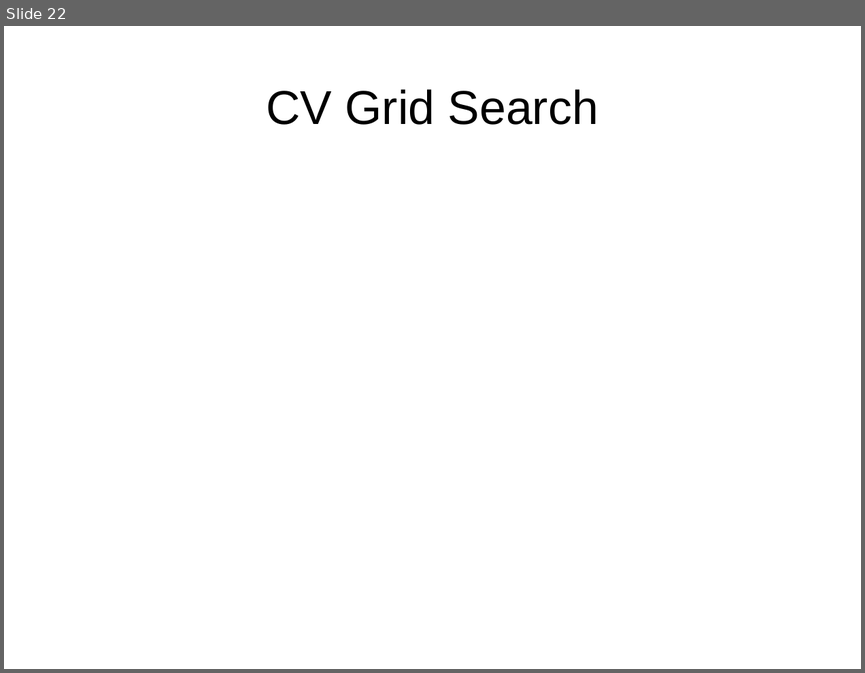
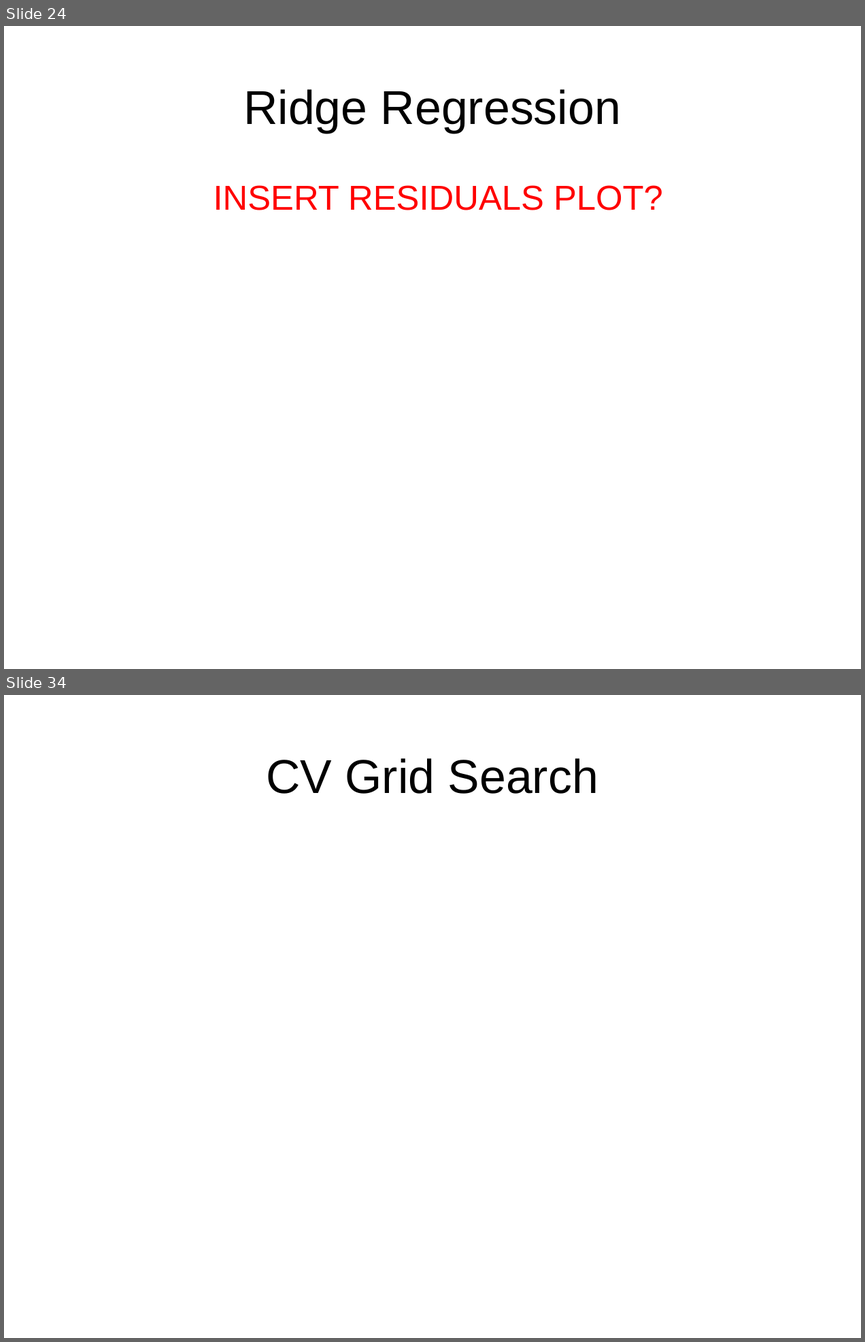
Before and after one commit to chun9men9/WIC_MLProject, a slide deck: Least Squares Presentation.pptx. Shown one above the other, each under a label of ours: slide 22 before the commit, slides 24 and 34 after it; the slides between them are not shown. The pictures are 865x673 and 865x1342 pixels, drawn with LibreOffice and Linux fonts; fonts in the diff are those of the drawing. Boxes give left, top, right and bottom in pixels: in the first picture for what was removed or moved away, otherwise in the second. Text is boxed around its words. In the diff, an @@ line names an element or a change of style, - is before the commit and + after.

```diff
--- a/Least Squares Presentation.pptx
+++ b/Least Squares Presentation.pptx
@@ slide 24 added at (4,26,861,669), background #FFFFFF @@
@@ text added at (243,89,621,133), 44 pt, text #000000 @@
+Ridge Regression
@@ text added at (213,185,663,210), 32 pt, text #FF0000 @@
+INSERT RESIDUALS PLOT?
@@ what was slide 22 is now slide 34 @@
```
Also in this commit, not shown: 11 slides changed, 14 other slides added, 3 slides removed.
